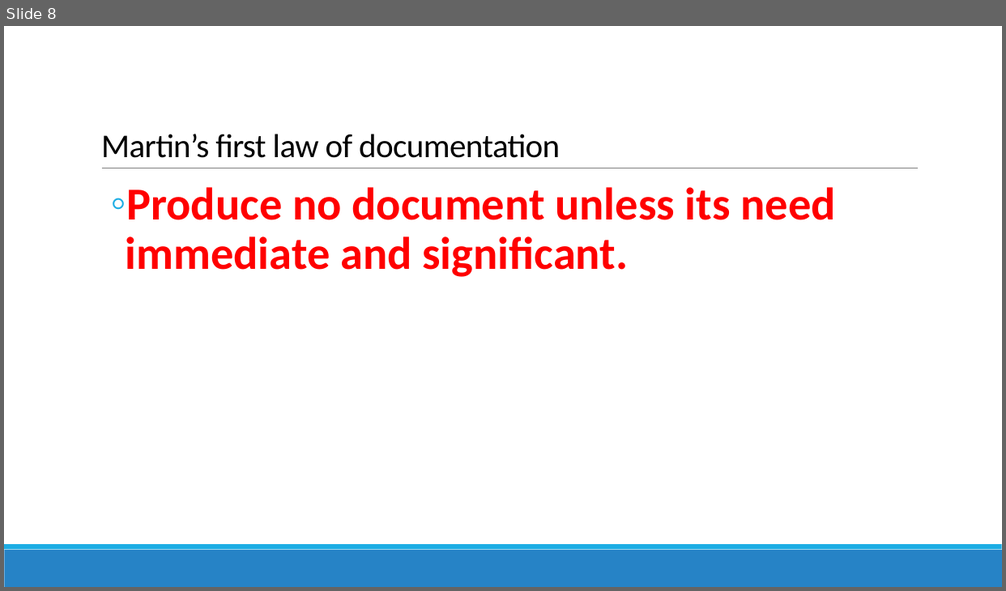
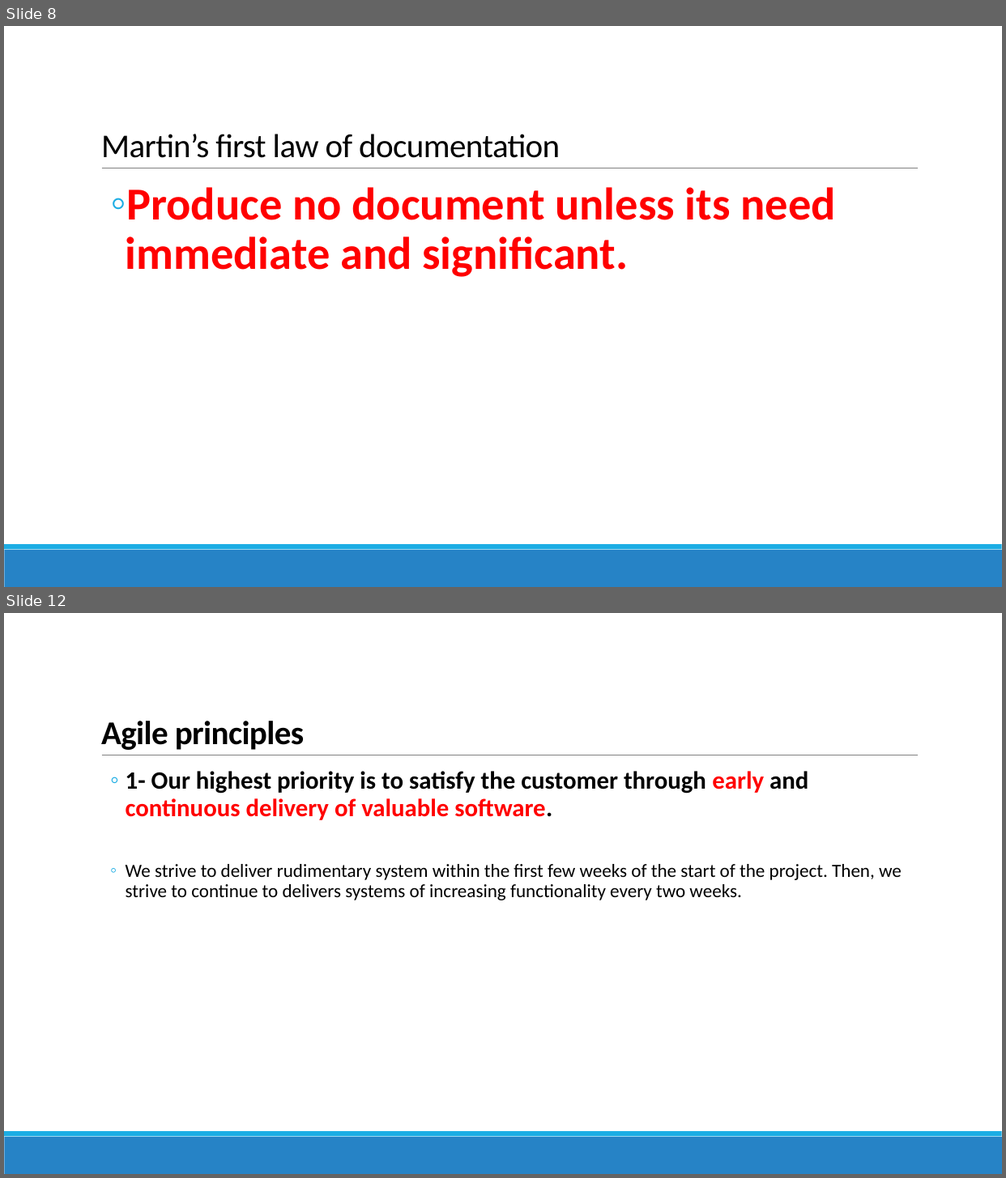
Before and after one commit to reza-arjmandi/Agile-Software-Development-Course, a slide deck: Agile Development.pptx. Shown one above the other, each under a label of ours: slide 8 before the commit, slides 8 and 12 after it; the slides between them are not shown. The pictures are 1006x591 and 1006x1178 pixels, drawn with LibreOffice and Linux fonts; fonts in the diff are those of the drawing. Boxes give left, top, right and bottom in pixels: in the first picture for what was removed or moved away, otherwise in the second. Text is boxed around its words. In the diff, an @@ line names an element or a change of style, - is before the commit and + after.

Commit message:
update Agile Development ppt file

```diff
--- a/Agile Development.pptx
+++ b/Agile Development.pptx
@@ slide 12 added at bbox=[4, 613, 1002, 1174], background #FFFFFF; not listed: 3 template elements that a slide beside it also shows @@
@@ title added at bbox=[101, 721, 304, 750], 32 pt, text #000000, bold @@
+Agile principles
@@ text added at bbox=[126, 771, 901, 901], 18 pt, text #000000 @@
+  ◦ 1- Our highest priority is to satisfy the customer through early and continuous delivery of valuable software.
+  ◦ We strive to deliver rudimentary system within the first few weeks of the start of the project. Then, we strive to continue to delivers systems of increasing functionality every two weeks.
```
Also in this commit, not shown: 14 other slides added.
